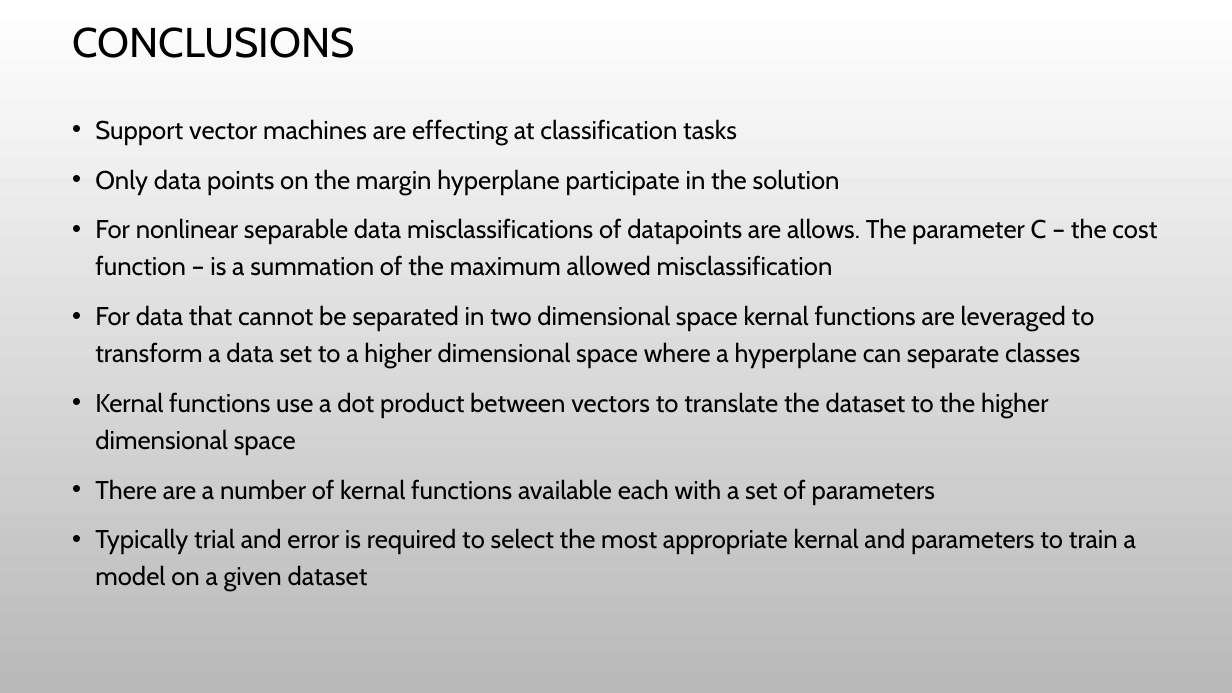
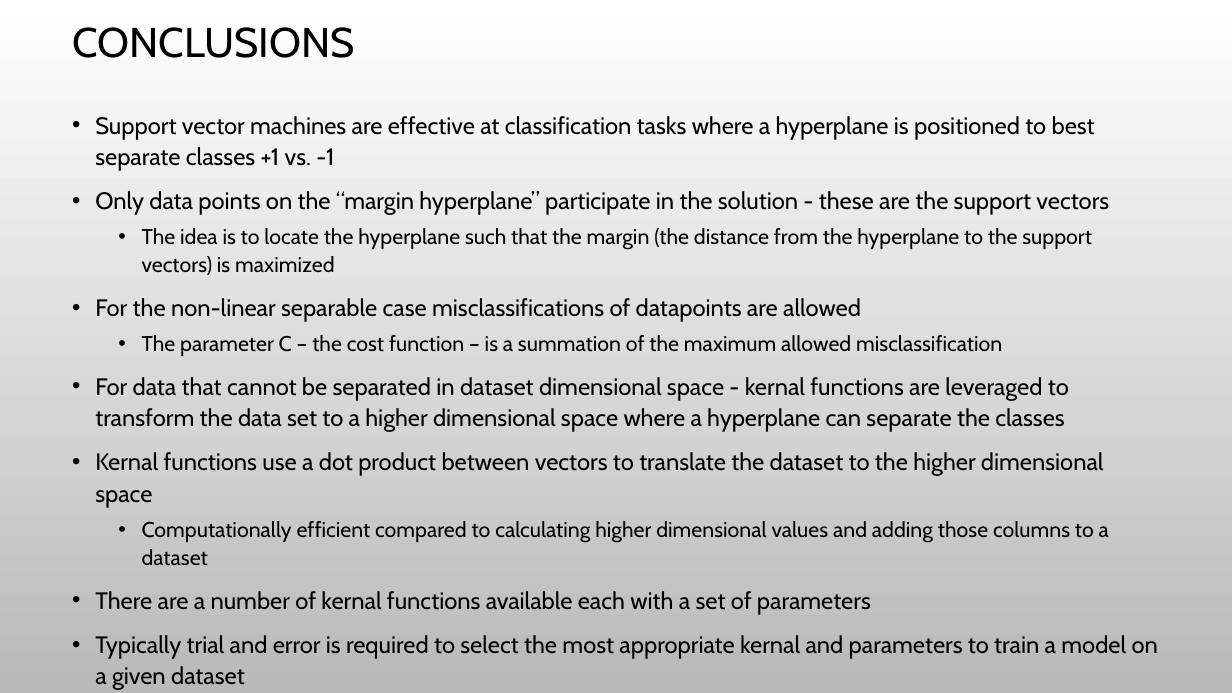
Before and after one commit to derekriceX/INFO523-Project, a slide deck: slide 11 of INFO523 Project - SVM - by Derek Rice - 15AUG2023.pptx. Drawn at 1232x693 pixels with LibreOffice and Linux fonts; fonts in the diff are those of the drawing; background and template pictures are left out. Boxes give left, top, right and bottom in pixels: in the first picture for what was removed or moved away, otherwise in the second. Text is boxed around its words. In the diff, an @@ line names an element or a change of style, - is before the commit and + after.

Commit message:
FINAL 14AUG23

```diff
--- a/INFO523 Project - SVM - by Derek Rice - 15AUG2023.pptx
+++ b/INFO523 Project - SVM - by Derek Rice - 15AUG2023.pptx
@@ text at (x1=95, y1=116, x2=1109, y2=432): text changed; size 20 to 18.5 pt @@
-• Support vector machines are effecting at classification tasks
-• Only data points on the margin hyperplane participate in the solution
-• For nonlinear separable data misclassifications of datapoints are allows. The parameter C – the cost function – is a summation of the maximum allowed misclassification
-• For data that cannot be separated in two dimensional space kernal functions are leveraged to transform a data set to a higher dimensional space where a hyperplane can separate classes
+• Support vector machines are effective at classification tasks where a hyperplane is positioned to best separate classes +1 vs. -1
+• Only data points on the “margin hyperplane” participate in the solution - these are the support vectors
+  • The idea is to locate the hyperplane such that the margin (the distance from the hyperplane to the support vectors) is maximized
+• For the non-linear separable case misclassifications of datapoints are allowed
+  • The parameter C – the cost function – is a summation of the maximum allowed misclassification
+• For data that cannot be separated in dataset dimensional space - kernal functions are leveraged to transform the data set to a higher dimensional space where a hyperplane can separate the classes
@@ text at (x1=95, y1=452, x2=1158, y2=659): size 20 to 18.5 pt in "Kernal functions use a dot product between ...", "There are a number of kernal functions ...", "Typically trial and error is required to ..."; line spacing 1.2 to 1.1 @@
@@ text at (x1=142, y1=521, x2=1109, y2=565): paragraph added @@
+  • Computationally efficient compared to calculating higher dimensional values and adding those columns to a dataset
```
